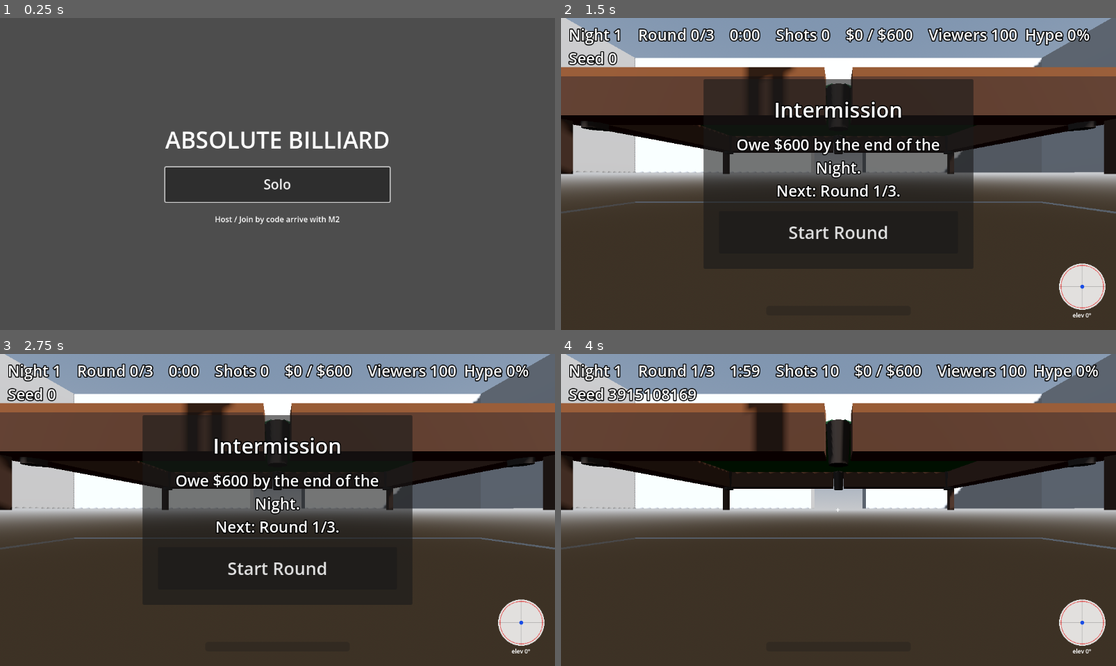
Above: before the commit, frames 1-4 (two rows, left to right).
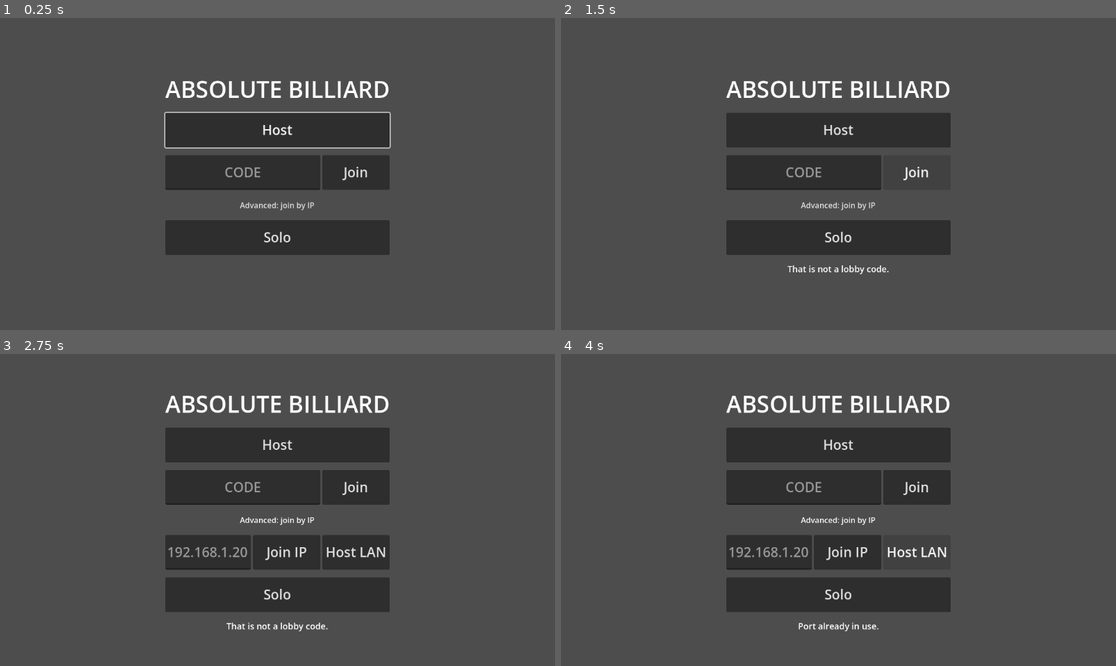
Above: after the commit, the same moments.

Repository: Cleans3/absolute-billiard
Game: Godot game, scene res://src/levels/Lobby.tscn
Two runs of this game, one before a commit and one after it. Both use one fixed random seed, a clock stepped at 60 frames per second and the inputs below.
Inputs (mouse positions are in pixels of both pictures, inside the frame that each line leads up to):
- Up to frame 1 (0.25 s): no input
- Up to frame 2 (1.5 s): click (838, 130) at 0.5 s, where only the run after the commit has a clickable "Host"; click (916, 174) at 1.25 s, where only the run after the commit has a clickable "Join"
- Up to frame 3 (2.75 s): click (277, 541) at 2 s, where only the run after the commit has a clickable "Advanced: join by IP"
- Up to frame 4 (4 s): click (849, 553) at 2.75 s, where only the run after the commit has a clickable "Join IP"; click (916, 553) at 3.5 s, where only the run after the commit has a clickable "Host LAN"

The runs differ from the first frame. In frame 1, 14% of the frame differs, in the area x 29-71%, y 20-76%; in frame 2, 89%, in the area x 0-100%, y 0-100%; in frame 3, 83%; in frame 4, 87%.

Commit message:
net: Noray client, lobby UI, deep link, relay deploy, 04 docs (M4)
Co-Authored-By: Claude Sonnet 5.5 <noreply@anthropic.com>

Diff:
--- a/project.godot
+++ b/project.godot
@@ -17,6 +17,10 @@
 [autoload]
 
 NetManager="*res://src/core/net_manager.gd"
+
+[editor_plugins]
+
+enabled=PackedStringArray("res://addons/deeplink/plugin.cfg")
 
 [file_customization]
 
--- /dev/null
+++ b/src/core/deep_link.gd
@@ -0,0 +1,50 @@
+class_name DeepLink
+extends RefCounted
+## Invite links (docs/plan/04 §2.3): `absolutebilliard://j/CODE` and `<share_base_url>/j/CODE`.
+## Launch URL readback: desktop = command-line arg; Android = AndroidRuntime → Activity.getIntent()
+## (GodotActivity.onNewIntent replaces the activity intent, so a warm start reads the same way).
+
+const SCHEME := "absolutebilliard"
+static var _last_consumed := ""
+
+
+## Lobby code inside any invite URL, or "".
+static func code_from_url(url: String) -> String:
+	var rx := RegEx.create_from_string("^(?:%s://|https?://[^/]+/)j/([0-9A-Za-z]{6})/?$" % SCHEME)
+	var m := rx.search(url.strip_edges())
+	return LobbyCode.normalize(m.get_string(1)) if m != null else ""
+
+
+static func launch_url() -> String:
+	if Engine.has_singleton("AndroidRuntime"):
+		var intent: Object = Engine.get_singleton("AndroidRuntime").getActivity().getIntent()
+		var data: Variant = intent.getDataString() if intent != null else null
+		return data if data is String else ""
+	for a in OS.get_cmdline_args():
+		if code_from_url(a) != "":
+			return a
+	return ""
+
+
+## The code the app was launched with, once per distinct link (call again on resume for warm starts).
+static func take_launch_code() -> String:
+	var url := launch_url()
+	if url == "" or url == _last_consumed:
+		return ""
+	_last_consumed = url
+	return code_from_url(url)
+
+
+## Native share sheet on Android; clipboard elsewhere. Returns true when a sheet was shown.
+static func share(text: String) -> bool:
+	if not Engine.has_singleton("AndroidRuntime"):
+		DisplayServer.clipboard_set(text)
+		return false
+	var rt := Engine.get_singleton("AndroidRuntime")
+	var Intent := JavaClassWrapper.wrap("android.content.Intent")
+	var send: Object = Intent.Intent()
+	send.setAction(Intent.ACTION_SEND)
+	send.putExtra(Intent.EXTRA_TEXT, text)
+	send.setType("text/plain")
+	rt.getActivity().startActivity(Intent.createChooser(send, "Invite friends"))
+	return true
--- a/src/core/net_manager.gd
+++ b/src/core/net_manager.gd
@@ -20,9 +20,13 @@
 var session_seed := 0
 var in_session := false  ## true once start_session ran; late joiners are refused after this
 
+var last_notice := &""  ## why the last session ended; the Lobby shows it once via take_notice()
+
 var _roster: Array[Dictionary] = []  # {peer_id, name, seat, ready}; host writes, clients mirror
 var _level_ready: Dictionary = {}  # peer_id -> true, host only, this session
 var _timeout: SceneTreeTimer
+var _noray: NorayClient  # keeps the host's control connection (= its lobby registration) alive
+var _gen := 0  # bumped by _reset(); an async join/host from an older generation must stand down
 
 
 func _ready() -> void:
@@ -95,6 +99,16 @@
 	for e in _roster:
 		ids.append(e.peer_id)
 	return ids
+
+
+func share_link() -> String:
+	return "%s/j/%s" % [config.share_base_url, lobby_code]
+
+
+func take_notice() -> StringName:
+	var n := last_notice
+	last_notice = &""
+	return n
 
 
 ## Host: every peer loads MainLevel with one shared seed.
@@ -150,12 +164,92 @@
 			_fail(&"timeout"))
 
 
+## Registers with Noray, then serves ENet from the very port the registrar saw, so the lobby code
+## (= OID, 6-char Crockford by relay config) reaches this host directly or through the relay.
 func _host_noray() -> void:
-	session_failed.emit(&"noray_unavailable")
-
-
-func _join_noray(_code: String) -> void:
-	session_failed.emit(&"noray_unavailable")
+	var gen := _gen
+	var nc := await _noray_register()
+	if nc == null or gen != _gen:
+		return
+	var peer := ENetMultiplayerPeer.new()
+	if peer.create_server(nc.local_port, config.max_players - 1, config.channel_count) != OK:
+		_fail(&"host_failed")
+		return
+	_noray = nc
+	lobby_code = nc.oid
+	_install_host(peer)
+
+
+func _join_noray(code: String) -> void:
+	var gen := _gen
+	var oid := LobbyCode.normalize(code)
+	if oid == "":
+		session_failed.emit(&"bad_code")
+		return
+	var nc := await _noray_register()
+	if nc == null or gen != _gen:
+		return
+	_noray = nc
+	nc.send("connect " + oid)
+	var target := await nc.wait_command("connect", config.timeout_sec)
+	if gen != _gen:
+		return
+	if target == "":
+		_fail(&"unknown_code")
+		return
+	# Direct first (our outbound packet punches our own NAT); relay when that stays silent.
+	var sep := target.rfind(":")
+	if await _try_client(target.substr(0, sep), int(target.substr(sep + 1)), nc.local_port, config.direct_try_sec, gen):
+		return
+	if gen != _gen:
+		return
+	nc.send("connect-relay " + oid)
+	var relay_port := int(await nc.wait_command("connect-relay", config.timeout_sec))
+	if gen != _gen:
+		return
+	if relay_port == 0:
+		_fail(&"relay_failed")
+		return
+	var peer := ENetMultiplayerPeer.new()
+	if peer.create_client(config.relay_host, relay_port, config.channel_count, 0, 0, nc.local_port) != OK:
+		_fail(&"join_failed")
+		return
+	_install_client(peer)
+
+
+## One ENet client attempt from a fixed local port; true once connected.
+func _try_client(address: String, port: int, local_port: int, timeout: float, gen: int) -> bool:
+	var peer := ENetMultiplayerPeer.new()
+	if peer.create_client(address, port, config.channel_count, 0, 0, local_port) != OK:
+		return false
+	multiplayer.multiplayer_peer = peer  # SceneMultiplayer must see the connect event, so it polls
+	var t0 := Time.get_ticks_msec()
+	while peer.get_connection_status() == MultiplayerPeer.CONNECTION_CONNECTING \
+			and Time.get_ticks_msec() - t0 < timeout * 1000.0 and gen == _gen:
+		await get_tree().process_frame
+	if gen == _gen and peer.get_connection_status() == MultiplayerPeer.CONNECTION_CONNECTED:
+		return true
+	if gen == _gen:
+		multiplayer.multiplayer_peer = null
+	peer.close()
+	await get_tree().process_frame  # let the socket release local_port before the relay try
+	return false
+
+
+func _noray_register() -> NorayClient:
+	var gen := _gen
+	var nc := NorayClient.new()
+	var ok: bool = await nc.open(config.relay_host, config.relay_tcp_port, config.timeout_sec) \
+		and await nc.register_host(config.timeout_sec) \
+		and await nc.register_remote(config.relay_host, config.relay_udp_port, config.timeout_sec)
+	if gen != _gen:
+		nc.close()
+		return null
+	if not ok:
+		nc.close()
+		session_failed.emit(&"relay_unreachable")
+		return null
+	return nc
 
 
 func _mark_ready(peer_id: int) -> void:
@@ -211,11 +305,16 @@
 
 func _end(reason: StringName) -> void:
 	_reset()
+	last_notice = reason
 	session_ended.emit(reason)
 	leave()
 
 
 func _reset() -> void:
+	_gen += 1
+	if _noray != null:
+		_noray.close()
+		_noray = null
 	if multiplayer.multiplayer_peer != null:
 		multiplayer.multiplayer_peer.close()
 	multiplayer.multiplayer_peer = null
--- /dev/null
+++ b/src/core/noray_client.gd
@@ -0,0 +1,110 @@
+class_name NorayClient
+extends RefCounted
+## Minimal client for foxssake/noray (MIT): line-based TCP control (`name text\n`) plus the UDP
+## remote registrar. Every wait is wall-clock bounded and awaits process frames.
+
+var oid := ""
+var pid := ""
+var local_port := 0  ## UDP source port the registrar saw; hand the SAME port to ENet
+
+var _tcp := StreamPeerTCP.new()
+var _rx := ""
+var _inbox: Array[PackedStringArray] = []  # [name, text]
+
+
+static func _frame() -> Signal:
+	return (Engine.get_main_loop() as SceneTree).process_frame
+
+
+static func _now() -> int:
+	return Time.get_ticks_msec()
+
+
+func open(host: String, port: int, timeout_sec: float) -> bool:
+	if _tcp.connect_to_host(host, port) != OK:
+		return false
+	var t0 := _now()
+	while true:
+		_tcp.poll()
+		match _tcp.get_status():
+			StreamPeerTCP.STATUS_CONNECTED:
+				return true
+			StreamPeerTCP.STATUS_ERROR, StreamPeerTCP.STATUS_NONE:
+				return false
+		if _now() - t0 > timeout_sec * 1000.0:
+			return false
+		await _frame()
+	return false
+
+
+## Registers this connection as a host: the server answers `set-oid` and `set-pid`.
+func register_host(timeout_sec: float) -> bool:
+	send("register-host")
+	oid = await wait_command("set-oid", timeout_sec)
+	pid = await wait_command("set-pid", timeout_sec)
+	return oid != "" and pid != ""
+
+
+## Tells the UDP registrar which address we appear from. Binds a fresh socket, spams the pid until
+## the registrar answers `OK`, records the local port, then closes the socket so ENet can take it.
+func register_remote(host: String, udp_port: int, timeout_sec: float) -> bool:
+	var ip := IP.resolve_hostname(host, IP.TYPE_IPV4)
+	if ip == "":
+		return false
+	var udp := PacketPeerUDP.new()
+	if udp.bind(0) != OK:
+		return false
+	udp.set_dest_address(ip, udp_port)
+	var t0 := _now()
+	var last_send := -1000
+	while _now() - t0 < timeout_sec * 1000.0:
+		if _now() - last_send >= 250:
+			udp.put_packet(pid.to_utf8_buffer())
+			last_send = _now()
+		if udp.get_available_packet_count() > 0:
+			var ok := udp.get_packet().get_string_from_utf8() == "OK"
+			if ok:
+				local_port = udp.get_local_port()
+			udp.close()
+			return ok
+		await _frame()
+	udp.close()
+	return false
+
+
+func send(line: String) -> void:
+	_tcp.put_data((line + "\n").to_utf8_buffer())
+
+
+## Next `name` command's text, or "" on timeout. Other commands stay queued.
+func wait_command(name: String, timeout_sec: float) -> String:
+	var t0 := _now()
+	while true:
+		_pump()
+		for i in _inbox.size():
+			if _inbox[i][0] == name:
+				var text := _inbox[i][1]
+				_inbox.remove_at(i)
+				return text
+		if _tcp.get_status() != StreamPeerTCP.STATUS_CONNECTED or _now() - t0 > timeout_sec * 1000.0:
+			return ""
+		await _frame()
+	return ""
+
+
+func close() -> void:
+	_tcp.disconnect_from_host()
+
+
+func _pump() -> void:
+	_tcp.poll()
+	var n := _tcp.get_available_bytes() if _tcp.get_status() == StreamPeerTCP.STATUS_CONNECTED else 0
+	if n > 0:
+		_rx += _tcp.get_string(n)
+	var nl := _rx.find("\n")
+	while nl >= 0:
+		var line := _rx.substr(0, nl).strip_edges()
+		_rx = _rx.substr(nl + 1)
+		var sp := line.find(" ")
+		_inbox.append(PackedStringArray([line if sp < 0 else line.substr(0, sp), "" if sp < 0 else line.substr(sp + 1)]))
+		nl = _rx.find("\n")
--- a/src/resources/net_config.gd
+++ b/src/resources/net_config.gd
@@ -11,3 +11,5 @@
 @export var share_base_url := "http://160.191.243.188:8891"
 @export var timeout_sec := 10.0
 @export var channel_count := 8
+## How long a joiner tries the punched direct path before falling back to the relay.
+@export var direct_try_sec := 3.0
--- a/src/ui/LobbyUI.tscn
+++ b/src/ui/LobbyUI.tscn
@@ -20,15 +20,76 @@
 grow_vertical = 2
 
 [node name="Menu" type="VBoxContainer" parent="Center"]
-custom_minimum_size = Vector2(360, 0)
+custom_minimum_size = Vector2(420, 0)
 layout_mode = 2
-theme_override_constants/separation = 24
+theme_override_constants/separation = 16
 
 [node name="Title" type="Label" parent="Center/Menu"]
 layout_mode = 2
 theme_override_font_sizes/font_size = 48
 text = "ABSOLUTE BILLIARD"
 horizontal_alignment = 1
+
+[node name="Host" type="Button" parent="Center/Menu"]
+unique_name_in_owner = true
+custom_minimum_size = Vector2(0, 72)
+layout_mode = 2
+theme_override_font_sizes/font_size = 28
+text = "Host"
+
+[node name="JoinRow" type="HBoxContainer" parent="Center/Menu"]
+layout_mode = 2
+
+[node name="Code" type="LineEdit" parent="Center/Menu/JoinRow"]
+unique_name_in_owner = true
+custom_minimum_size = Vector2(0, 72)
+layout_mode = 2
+size_flags_horizontal = 3
+theme_override_font_sizes/font_size = 28
+placeholder_text = "CODE"
+max_length = 6
+alignment = 1
+
+[node name="Join" type="Button" parent="Center/Menu/JoinRow"]
+unique_name_in_owner = true
+custom_minimum_size = Vector2(140, 72)
+layout_mode = 2
+theme_override_font_sizes/font_size = 28
+text = "Join"
+
+[node name="AdvancedToggle" type="Button" parent="Center/Menu"]
+unique_name_in_owner = true
+layout_mode = 2
+toggle_mode = true
+text = "Advanced: join by IP"
+flat = true
+
+[node name="AdvancedRow" type="HBoxContainer" parent="Center/Menu"]
+unique_name_in_owner = true
+visible = false
+layout_mode = 2
+
+[node name="Address" type="LineEdit" parent="Center/Menu/AdvancedRow"]
+unique_name_in_owner = true
+custom_minimum_size = Vector2(0, 72)
+layout_mode = 2
+size_flags_horizontal = 3
+theme_override_font_sizes/font_size = 28
+placeholder_text = "192.168.1.20:7777"
+
+[node name="JoinIP" type="Button" parent="Center/Menu/AdvancedRow"]
+unique_name_in_owner = true
+custom_minimum_size = Vector2(140, 72)
+layout_mode = 2
+theme_override_font_sizes/font_size = 28
+text = "Join IP"
+
+[node name="HostLan" type="Button" parent="Center/Menu/AdvancedRow"]
+unique_name_in_owner = true
+custom_minimum_size = Vector2(140, 72)
+layout_mode = 2
+theme_override_font_sizes/font_size = 28
+text = "Host LAN"
 
 [node name="Solo" type="Button" parent="Center/Menu"]
 unique_name_in_owner = true
@@ -37,8 +98,46 @@
 theme_override_font_sizes/font_size = 28
 text = "Solo"
 
-[node name="Hint" type="Label" parent="Center/Menu"]
+[node name="RoomCode" type="Label" parent="Center/Menu"]
+unique_name_in_owner = true
+visible = false
 layout_mode = 2
-theme_override_font_sizes/font_size = 16
-text = "Host / Join by code arrive with M2"
+theme_override_font_sizes/font_size = 40
 horizontal_alignment = 1
+
+[node name="Share" type="Button" parent="Center/Menu"]
+unique_name_in_owner = true
+visible = false
+custom_minimum_size = Vector2(0, 72)
+layout_mode = 2
+theme_override_font_sizes/font_size = 24
+text = "Copy invite link"
+
+[node name="Roster" type="Label" parent="Center/Menu"]
+unique_name_in_owner = true
+visible = false
+layout_mode = 2
+theme_override_font_sizes/font_size = 28
+
+[node name="Start" type="Button" parent="Center/Menu"]
+unique_name_in_owner = true
+visible = false
+custom_minimum_size = Vector2(0, 72)
+layout_mode = 2
+theme_override_font_sizes/font_size = 28
+text = "Start"
+
+[node name="Leave" type="Button" parent="Center/Menu"]
+unique_name_in_owner = true
+visible = false
+custom_minimum_size = Vector2(0, 72)
+layout_mode = 2
+theme_override_font_sizes/font_size = 28
+text = "Leave"
+
+[node name="Status" type="Label" parent="Center/Menu"]
+unique_name_in_owner = true
+layout_mode = 2
+theme_override_font_sizes/font_size = 18
+horizontal_alignment = 1
+autowrap_mode = 3
--- a/src/ui/lobby_ui.gd
+++ b/src/ui/lobby_ui.gd
@@ -1,14 +1,103 @@
 extends Control
-## Boot screen (docs/plan/04 §4). Solo = host with zero peers; same NetManager.host() path as M2's Host.
+## Boot screen (docs/plan/04 §4): Host / Join by code / Advanced IP / Solo, then the room (code, roster, Start).
 
-@onready var _solo: Button = %Solo
+const REASONS := {
+	bad_code = "That is not a lobby code.",
+	unknown_code = "No lobby with that code.",
+	relay_unreachable = "Can't reach the relay server.",
+	relay_failed = "The relay refused the connection.",
+	connection_failed = "Couldn't connect.",
+	timeout = "Timed out connecting.",
+	host_port_busy = "Port already in use.",
+	host_failed = "Couldn't open the lobby.",
+	join_failed = "Couldn't join.",
+	host_left = "The host left the lobby.",
+}
+
+@onready var _home: Array[Control] = [%Host, $Center/Menu/JoinRow, %AdvancedToggle, %Solo]
+@onready var _room: Array[Control] = [%RoomCode, %Share, %Roster, %Start, %Leave]
+@onready var _status: Label = %Status
 
 
 func _ready() -> void:
-	_solo.pressed.connect(_on_solo_pressed)
-	_solo.grab_focus()
+	%Host.pressed.connect(_busy.bind(NetManager.host))
+	%Join.pressed.connect(func() -> void: _busy(NetManager.join_code.bind(%Code.text)))
+	%JoinIP.pressed.connect(_on_join_ip)
+	%HostLan.pressed.connect(_busy.bind(NetManager.host.bind(NetManager.Transport.ENET_DIRECT)))
+	%Solo.pressed.connect(_busy.bind(NetManager.host_solo))
+	%AdvancedToggle.toggled.connect(func(on: bool) -> void: %AdvancedRow.visible = on)
+	%Share.pressed.connect(_on_share)
+	%Start.pressed.connect(NetManager.start_game)
+	%Leave.pressed.connect(NetManager.leave)
+	NetManager.session_started.connect(func(_h: bool) -> void: _show_room())
+	NetManager.roster_changed.connect(_refresh_room)
+	NetManager.session_failed.connect(_on_failed)
+	_status.text = REASONS.get(NetManager.take_notice(), "")
+	_set_home(true)
+	%Host.grab_focus()
+	var code := DeepLink.take_launch_code()
+	if code != "":
+		%Code.text = code
+		%Join.pressed.emit()
 
 
-func _on_solo_pressed() -> void:
-	_solo.disabled = true
-	NetManager.host_solo()
+func _notification(what: int) -> void:
+	if what == NOTIFICATION_APPLICATION_RESUMED and %Code.visible:  # warm start via a new invite link
+		var code := DeepLink.take_launch_code()
+		if code != "":
+			%Code.text = code
+			%Join.pressed.emit()
+
+
+func _busy(action: Callable) -> void:
+	_status.text = "Connecting…"
+	for b: BaseButton in [%Host, %Join, %JoinIP, %HostLan, %Solo]:
+		b.disabled = true
+	action.call()
+
+
+func _on_join_ip() -> void:
+	var parts: PackedStringArray = %Address.text.strip_edges().rsplit(":", true, 1)
+	var port := int(parts[1]) if parts.size() == 2 else NetManager.config.direct_port
+	_busy(NetManager.join_direct.bind(parts[0], port))
+
+
+func _on_failed(reason: StringName) -> void:
+	_status.text = REASONS.get(reason, "Failed: %s" % reason)
+	_set_home(true)
+
+
+func _set_home(on: bool) -> void:
+	for c in _home:
+		c.visible = on
+	for c in _room:
+		c.visible = not on
+	for b: BaseButton in [%Host, %Join, %JoinIP, %HostLan, %Solo]:
+		b.disabled = false
+
+
+func _show_room() -> void:
+	_status.text = ""
+	_set_home(false)
+	%Share.visible = NetManager.lobby_code != ""
+	%Start.visible = NetManager.is_host()
+	%Leave.grab_focus()
+	_refresh_room()
+
+
+func _refresh_room() -> void:
+	if not %Roster.visible:
+		return
+	%RoomCode.text = NetManager.lobby_code if NetManager.lobby_code != "" else "LAN"
+	var me := multiplayer.get_unique_id()
+	var lines := PackedStringArray()
+	for e in NetManager.get_roster():
+		lines.append("%d. %s%s%s" % [e.seat + 1, e.name, " (host)" if e.seat == 0 else "", " (you)" if e.peer_id == me else ""])
+	%Roster.text = "\n".join(lines)
+	if not NetManager.is_host():
+		_status.text = "Waiting for the host to start…"
+
+
+func _on_share() -> void:
+	if not DeepLink.share(NetManager.share_link()):
+		_status.text = "Invite link copied."
--- /dev/null
+++ b/tests/net/lobby_ui_probe.gd
@@ -0,0 +1,31 @@
+extends SceneTree
+## Lobby UI: Host LAN → room shows code slot, roster with us as host, Start visible; Leave returns home.
+## `godot --path . --headless -s tests/net/lobby_ui_probe.gd`
+
+
+func _init() -> void:
+	call_deferred("_run")
+
+
+func _run() -> void:
+	var nm := root.get_node("NetManager")
+	nm.config.direct_port = 27000 + randi() % 5000
+	var lobby: Node = load("res://src/levels/Lobby.tscn").instantiate()
+	root.add_child(lobby)
+	await process_frame
+	var ui: Control = lobby.get_node("LobbyUI")
+	ui.get_node("%HostLan").pressed.emit()
+	await process_frame
+	assert(ui.get_node("%Roster").visible and not ui.get_node("%Solo").visible, "room state")
+	assert("(host)" in ui.get_node("%Roster").text and "(you)" in ui.get_node("%Roster").text, "roster line")
+	assert(ui.get_node("%Start").visible, "host sees Start")
+	assert(not ui.get_node("%Share").visible, "no share link without a lobby code")
+	assert(DeepLink.code_from_url("absolutebilliard://j/ab3k7q") == "AB3K7Q", "scheme link")
+	assert(DeepLink.code_from_url("http://1.2.3.4:8892/j/AB3K7Q") == "AB3K7Q", "share link")
+	assert(DeepLink.code_from_url("http://1.2.3.4/x/AB3K7Q") == "", "not an invite")
+	ui.get_node("%Leave").pressed.emit()
+	await process_frame
+	await process_frame
+	assert(not nm.is_host() and nm.get_roster().is_empty(), "left")
+	print("LOBBY UI OK")
+	quit()
--- a/tests/net/pair_probe.gd
+++ b/tests/net/pair_probe.gd
@@ -5,6 +5,9 @@
 var role := ""
 var port := 0
 var nm: Node
+var noray := false
+var relay := ""
+var relay_only := false
 
 
 func _init() -> void:
@@ -13,6 +16,12 @@
 			role = a.substr(7)
 		elif a.begins_with("--port="):
 			port = int(a.substr(7))
+		elif a == "--noray":
+			noray = true
+		elif a.begins_with("--relay="):  # relay_host override, e.g. 127.0.0.1 for a local noray
+			relay = a.substr(8)
+		elif a == "--relay-only":  # skip the direct attempt so the relay path is what gets tested
+			relay_only = true
 	call_deferred("_run")
 
 
@@ -33,14 +42,30 @@
 func _run() -> void:
 	nm = root.get_node("NetManager")
 	nm.config.direct_port = port
+	if relay != "":
+		nm.config.relay_host = relay
+	if relay_only:
+		nm.config.direct_try_sec = 0.0
+	var code_file := OS.get_environment("PAIR_DIR") + "/code"
 	if role == "host":
-		nm.host(nm.Transport.ENET_DIRECT)
+		nm.host(nm.Transport.ENET_NORAY if noray else nm.Transport.ENET_DIRECT)
+		if noray:
+			await _until(func() -> bool: return nm.lobby_code != "", "lobby code")
+			var f := FileAccess.open(code_file, FileAccess.WRITE)
+			f.store_string(nm.lobby_code)
+			f.close()
+			print("code %s" % nm.lobby_code)
 		print("LISTENING")
 		await _until(func() -> bool: return nm.get_roster().size() == 2, "roster == 2")
 		assert(nm.seat_order() == PackedInt32Array([1, nm.get_roster()[1].peer_id]), "seat order")
 		nm.start_game()
 	else:
-		nm.join_direct("127.0.0.1", port)
+		if noray:
+			await _until(func() -> bool: return FileAccess.file_exists(code_file), "code file")
+			await create_timer(0.2).timeout
+			nm.join_code(FileAccess.get_file_as_string(code_file).to_lower())  # codes are case-insensitive
+		else:
+			nm.join_direct("127.0.0.1", port)
 		await _until(func() -> bool: return nm.get_roster().size() == 2, "roster == 2")
 	await _until(func() -> bool: return current_scene != null and current_scene.name == "MainLevel", "MainLevel")
 	var slots := current_scene.get_node("PlayerSlots")
Not shown, added: addons/deeplink/export_plugin.gd
Not shown, added: addons/deeplink/export_plugin.gd.uid
Not shown, added: addons/deeplink/plugin.cfg
Not shown, added: addons/deeplink/plugin.gd
Not shown, added: addons/deeplink/plugin.gd.uid
Not shown, added: deploy/noray/docker-compose.yml
Not shown, added: src/core/deep_link.gd.uid
Not shown, added: src/core/noray_client.gd.uid
Not shown, added: tests/net/lobby_ui_probe.gd.uid
Not shown, added: deploy/noray/.env.example
Not shown, added: deploy/noray/vps/deploy.sh
Not shown, added: deploy/noray/vps/firewall.sh
(and 4 more such lines)
